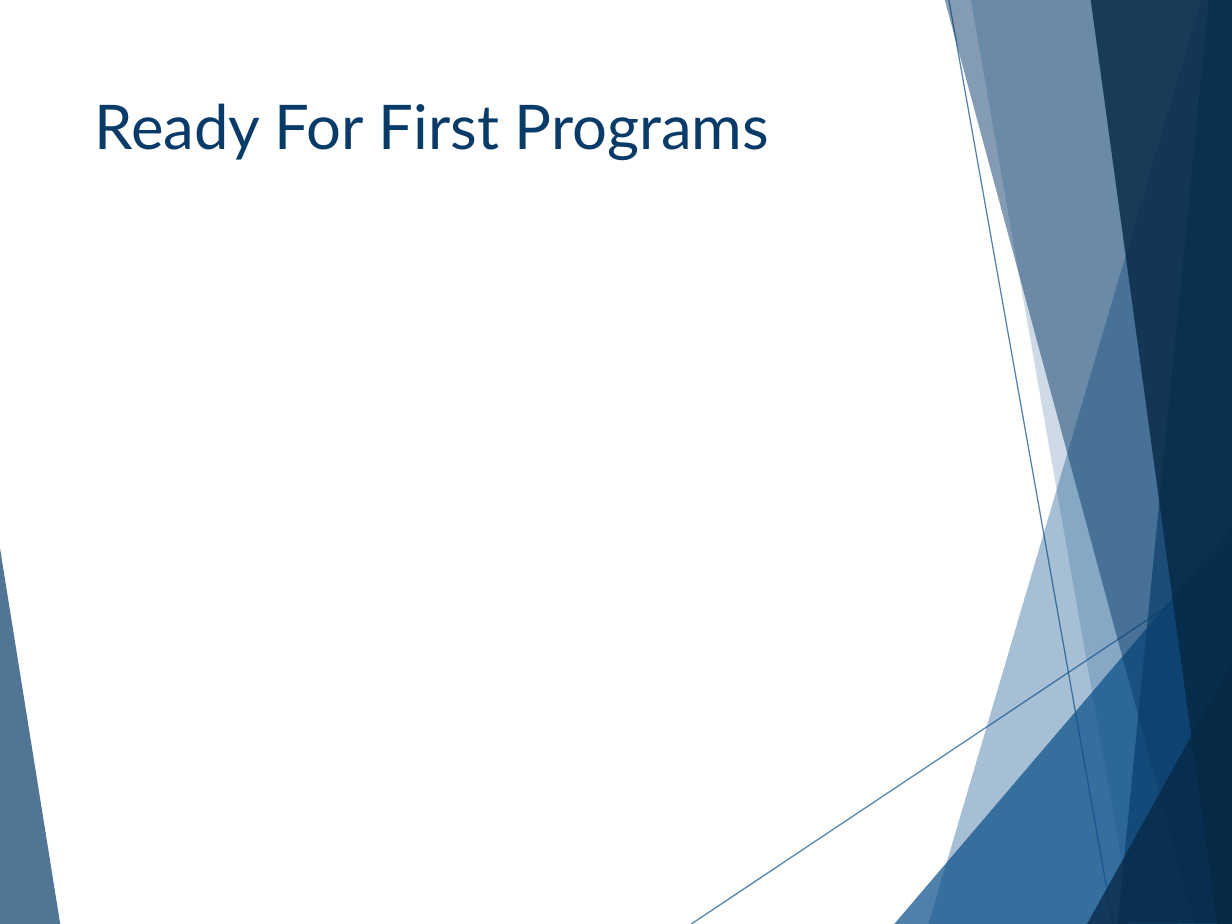
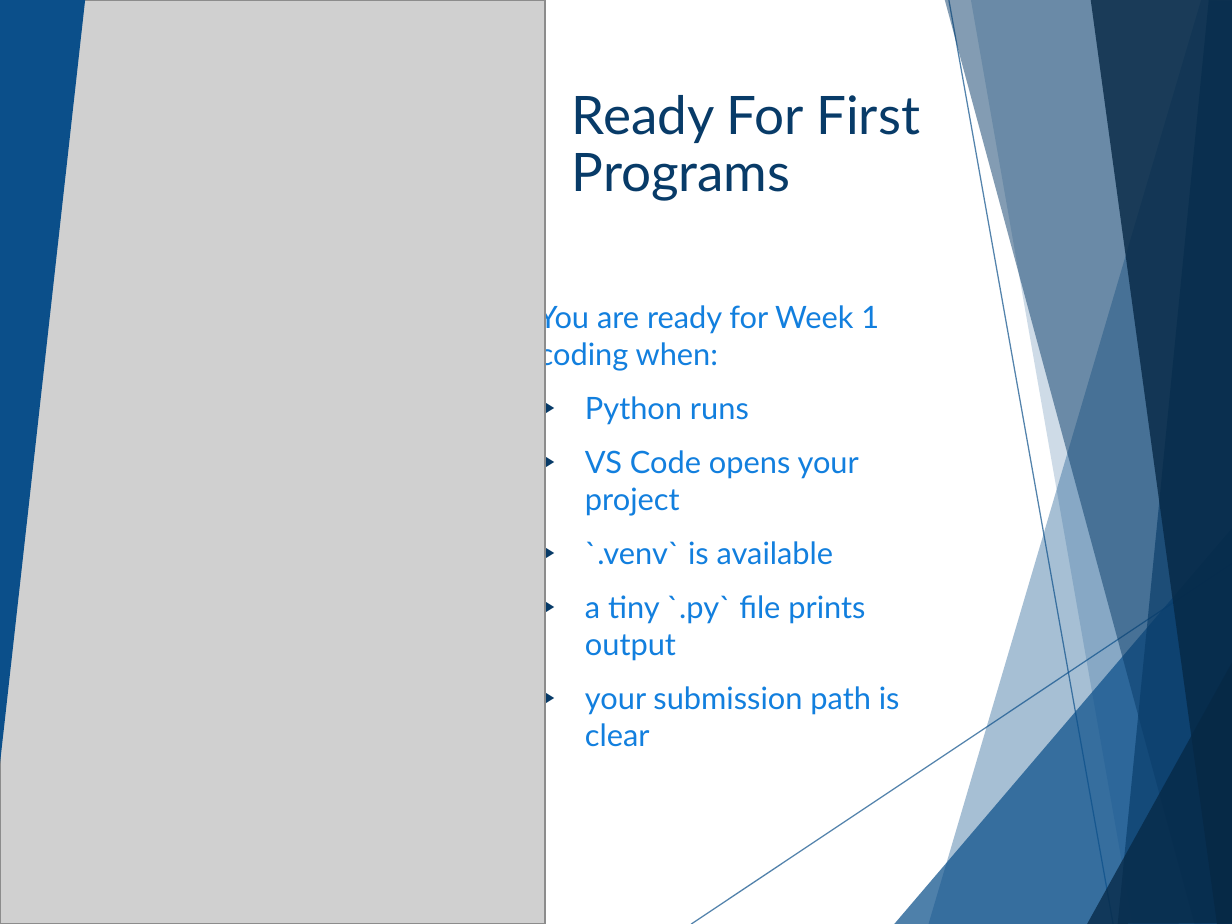
Before and after one commit to cashmy/AAISE_Details, a slide deck: slide 37 of 10-152-117_Python_Programming/Slide_Decks/Week_01/W01D01_Setup_Lecture_Slides.pptx (slide 34 before the commit). Drawn at 1232x924 pixels with LibreOffice and Linux fonts; fonts in the diff are those of the drawing; grey boxes stand for pictures; background and template pictures are left out. Boxes give left, top, right and bottom in pixels: in the first picture for what was removed or moved away, otherwise in the second. Text is boxed around its words. In the diff, an @@ line names an element or a change of style, - is before the commit and + after.

```diff
--- a/10-152-117_Python_Programming/Slide_Decks/Week_01/W01D01_Setup_Lecture_Slides.pptx
+++ b/10-152-117_Python_Programming/Slide_Decks/Week_01/W01D01_Setup_Lecture_Slides.pptx
@@ picture added at <box>0,0,545,924</box> @@
@@ triangle added at <box>0,0,85,764</box>, fill #0B4F8A @@
@@ title "Ready For First Programs": place and size @@
-title "Ready For First Programs" at <box>94,103,769,161</box>
+title "Ready For First Programs" at <box>572,95,920,201</box>
@@ title "Ready For First Programs" at <box>572,95,920,201</box>: size 36 to 31 pt; line spacing 1 to 0.9 @@
@@ text added at <box>539,301,900,747</box>, 18 pt, text #127FDE @@
+You are ready for Week 1 coding when:
+▶ Python runs
+▶ VS Code opens your project
+▶ `.venv` is available
+▶ a tiny `.py` file prints output
+▶ your submission path is clear
```
Also in this commit, not shown: 8 other slides changed, 7 slides added, 6 slides removed, 25 other files.
